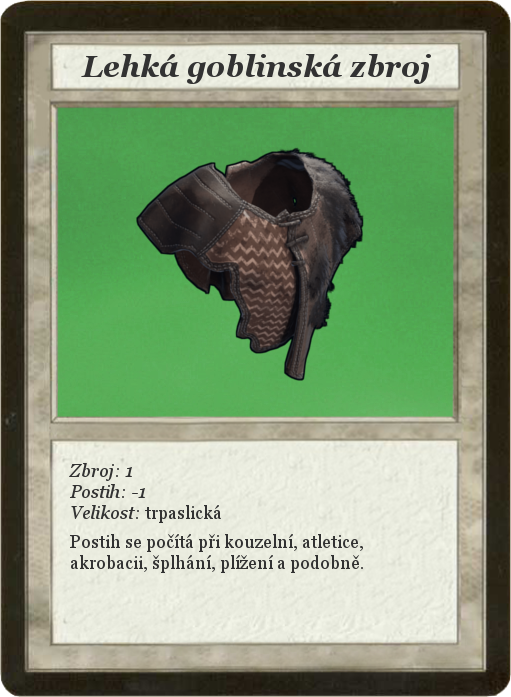
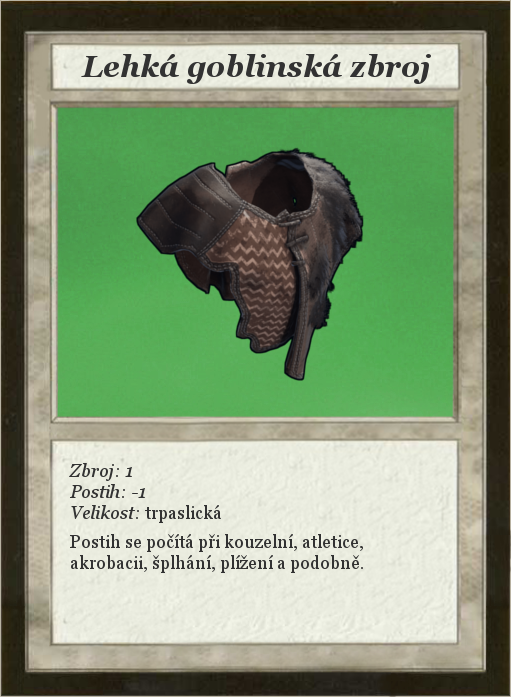
Layer changes from the first w=511, h=697 image to the second:
painted on "Card" over 0, 0, 511, 697
